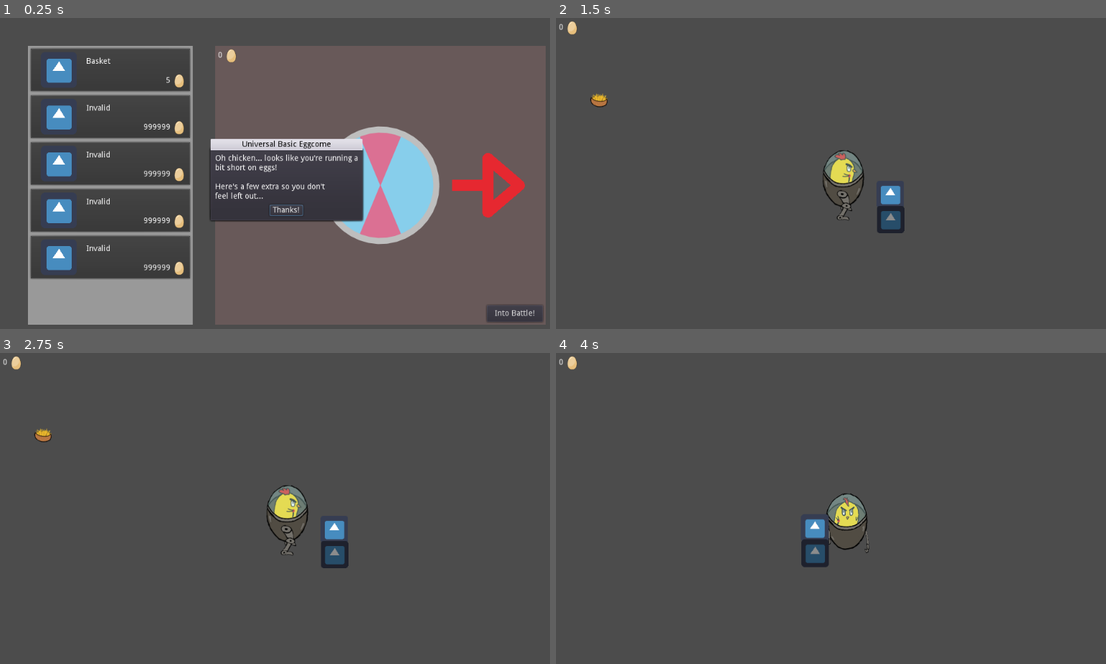
Above: before the commit, frames 1-4 (two rows, left to right).
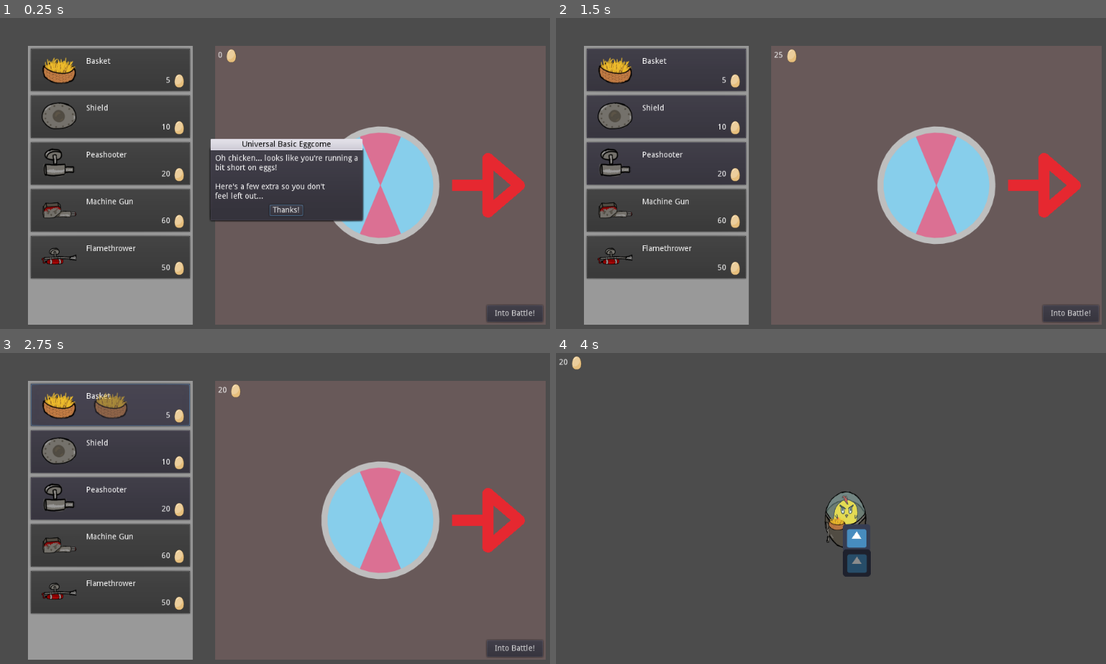
Above: after the commit, the same moments.

Repository: CiaranWoodward/LD46
Game: Godot game, scene res://Menu/DesignMenu.tscn
Same seed, same stepped clock (60 frames per second), same inputs: the game is played once before the commit and once after it. The engine's default icon, where the game draws it, is replaced by a stand-in: a white triangle on a blue panel in a dark square.
Inputs (mouse positions are in pixels of both pictures, inside the frame that each line leads up to):
- Up to frame 1 (0.25 s): no input
- Up to frame 2 (1.5 s): click "Into Battle!" at 0.5 s; click (842, 210) at 1.25 s, where only the run after the commit has a clickable "Thanks!"
- Up to frame 3 (2.75 s): click (110, 405) at 2.02 s
- Up to frame 4 (4 s): tap Enter (ui_accept) at 2.75, 3.02, 3.77 s; move the mouse to (968, 502) at 2.77 s; hold Right (player_right) 2.78-3.53 s; click (968, 502) at 2.92 s; move the mouse to (726, 536) at 3.52 s; hold S (player_down) from 3.53 s (still down); click (726, 536) at 3.67 s

The runs differ from the first frame. In frame 1, 2.7% of the frame differs, in the area x 7-31%, y 12-82%; in frame 2, 62%; in frame 3, 63%, in the area x 0-100%, y 0-99%; in frame 4, 2.0%.

Commit message:
Make all belt items purchasable

Diff:
--- a/Belt Accessories/Basket.tscn
+++ b/Belt Accessories/Basket.tscn
@@ -14,9 +14,11 @@
 [ext_resource path="res://Belt Accessories/Graphics/Basket/7_Front_@0.5x.png" type="Texture" id=12]
 [ext_resource path="res://Belt Accessories/Graphics/Basket/3_@0.5x.png" type="Texture" id=13]
 [ext_resource path="res://Belt Accessories/Basket.gd" type="Script" id=14]
+[ext_resource path="res://Belt Accessories/Graphics/Icons/Basket.png" type="Texture" id=15]
 
 [node name="Basket" type="Node2D"]
 script = ExtResource( 14 )
+icon_texture = ExtResource( 15 )
 
 [node name="0" type="Node2D" parent="."]
 
--- /dev/null
+++ b/Belt Accessories/Flamethrower.gd
@@ -0,0 +1,16 @@
+extends BeltItem
+
+
+# Declare member variables here. Examples:
+# var a = 2
+# var b = "text"
+
+
+# Called when the node enters the scene tree for the first time.
+func _ready():
+	pass # Replace with function body.
+
+
+# Called every frame. 'delta' is the elapsed time since the previous frame.
+#func _process(delta):
+#	pass
--- a/Belt Accessories/Flamethrower.tscn
+++ b/Belt Accessories/Flamethrower.tscn
@@ -9,6 +9,8 @@
 [ext_resource path="res://Belt Accessories/Graphics/Flamethrower/4_@0.5x.png" type="Texture" id=7]
 [ext_resource path="res://Belt Accessories/Graphics/Flamethrower/1_@0.5x.png" type="Texture" id=8]
 [ext_resource path="res://Belt Accessories/Graphics/Fire.png" type="Texture" id=9]
+[ext_resource path="res://Belt Accessories/Flamethrower.gd" type="Script" id=10]
+[ext_resource path="res://Belt Accessories/Graphics/Icons/Flamethrower.png" type="Texture" id=11]
 
 [sub_resource type="Curve" id=1]
 _data = [ Vector2( 0.00296736, 0.0363636 ), 0.0, 2.27809, 0, 0, Vector2( 0.15, 0.3 ), 1.25, 1.25, 0, 0, Vector2( 0.825, 0.65 ), 0.2, 0.2, 0, 0, Vector2( 0.997033, 0.672727 ), 0.0, 0.0, 0, 0 ]
@@ -18,6 +20,10 @@
 colors = PoolColorArray( 1, 1, 1, 1, 0.835294, 0.847059, 0.435294, 0.803922, 0.956863, 0.411765, 0.0823529, 0.635294, 1, 0, 0, 0.282353, 0, 0, 0, 0, 0.0987655, 0, 0, 0.0278867 )
 
 [node name="Flamethrower" type="Node2D"]
+script = ExtResource( 10 )
+description = "Flamethrower"
+cost = 50
+icon_texture = ExtResource( 11 )
 
 [node name="Position2D" type="Position2D" parent="."]
 position = Vector2( 294.949, 5.38506 )
@@ -31,6 +37,7 @@
 [node name="Fire" type="CPUParticles2D" parent="Node2D/0"]
 modulate = Color( 1, 1, 1, 0.780392 )
 position = Vector2( 31.5365, -0.222839 )
+emitting = false
 amount = 20
 lifetime = 1.8
 preprocess = 0.1
--- /dev/null
+++ b/Belt Accessories/Machine Gun.gd
@@ -0,0 +1,16 @@
+extends BeltItem
+
+
+# Declare member variables here. Examples:
+# var a = 2
+# var b = "text"
+
+
+# Called when the node enters the scene tree for the first time.
+func _ready():
+	pass # Replace with function body.
+
+
+# Called every frame. 'delta' is the elapsed time since the previous frame.
+#func _process(delta):
+#	pass
--- a/Belt Accessories/Machine Gun.tscn
+++ b/Belt Accessories/Machine Gun.tscn
@@ -9,6 +9,8 @@
 [ext_resource path="res://Belt Accessories/Graphics/Machine Gun/2_@0.5x.png" type="Texture" id=7]
 [ext_resource path="res://Belt Accessories/Graphics/Machine Gun/0_@0.5x.png" type="Texture" id=8]
 [ext_resource path="res://Belt Accessories/Graphics/Machine Gun/Casing.png" type="Texture" id=9]
+[ext_resource path="res://Belt Accessories/Machine Gun.gd" type="Script" id=10]
+[ext_resource path="res://Belt Accessories/Graphics/Icons/Machine Gun Icon.png" type="Texture" id=11]
 
 [sub_resource type="Animation" id=1]
 resource_name = "Fire"
@@ -408,6 +410,10 @@
 colors = PoolColorArray( 0.878431, 0.67451, 0.196078, 1, 0.878431, 0.67451, 0.196078, 0.192157 )
 
 [node name="Machine Gun" type="Node2D"]
+script = ExtResource( 10 )
+description = "Machine Gun"
+cost = 60
+icon_texture = ExtResource( 11 )
 
 [node name="AnimationPlayer" type="AnimationPlayer" parent="."]
 anims/Fire = SubResource( 1 )
--- /dev/null
+++ b/Belt Accessories/Peashooter.gd
@@ -0,0 +1,16 @@
+extends BeltItem
+
+
+# Declare member variables here. Examples:
+# var a = 2
+# var b = "text"
+
+
+# Called when the node enters the scene tree for the first time.
+func _ready():
+	pass # Replace with function body.
+
+
+# Called every frame. 'delta' is the elapsed time since the previous frame.
+#func _process(delta):
+#	pass
--- a/Belt Accessories/Peashooter.tscn
+++ b/Belt Accessories/Peashooter.tscn
@@ -16,8 +16,14 @@
 [ext_resource path="res://Belt Accessories/Graphics/Peashooter/7_Inner_@0.5x.png" type="Texture" id=14]
 [ext_resource path="res://Belt Accessories/Graphics/Peashooter/4_Inner_@0.5x.png" type="Texture" id=15]
 [ext_resource path="res://Belt Accessories/Graphics/Peashooter/3_Inner_@0.5x.png" type="Texture" id=16]
+[ext_resource path="res://Belt Accessories/Peashooter.gd" type="Script" id=17]
+[ext_resource path="res://Belt Accessories/Graphics/Icons/Peashooter Icon.png" type="Texture" id=18]
 
 [node name="Peashooter" type="Node2D"]
+script = ExtResource( 17 )
+description = "Peashooter"
+cost = 20
+icon_texture = ExtResource( 18 )
 
 [node name="AnimationPlayer" type="AnimationPlayer" parent="."]
 
--- /dev/null
+++ b/Belt Accessories/Shield.gd
@@ -0,0 +1,16 @@
+extends BeltItem
+
+
+# Declare member variables here. Examples:
+# var a = 2
+# var b = "text"
+
+
+# Called when the node enters the scene tree for the first time.
+func _ready():
+	pass # Replace with function body.
+
+
+# Called every frame. 'delta' is the elapsed time since the previous frame.
+#func _process(delta):
+#	pass
--- a/Belt Accessories/Shield.tscn
+++ b/Belt Accessories/Shield.tscn
@@ -8,8 +8,14 @@
 [ext_resource path="res://Belt Accessories/Graphics/Shield/6_@0.5x.png" type="Texture" id=6]
 [ext_resource path="res://Belt Accessories/Graphics/Shield/7_@0.5x.png" type="Texture" id=7]
 [ext_resource path="res://Belt Accessories/Graphics/Shield/4_@0.5x.png" type="Texture" id=8]
+[ext_resource path="res://Belt Accessories/Shield.gd" type="Script" id=9]
+[ext_resource path="res://Belt Accessories/Graphics/Icons/Shield Icon.png" type="Texture" id=10]
 
 [node name="Shield" type="Node2D"]
+script = ExtResource( 9 )
+description = "Shield"
+cost = 10
+icon_texture = ExtResource( 10 )
 
 [node name="0" type="Sprite" parent="."]
 visible = false
--- a/Level.tscn
+++ b/Level.tscn
@@ -1,9 +1,8 @@
-[gd_scene load_steps=6 format=2]
+[gd_scene load_steps=5 format=2]
 
 [ext_resource path="res://icon.png" type="Texture" id=1]
 [ext_resource path="res://Player/Player.tscn" type="PackedScene" id=2]
 [ext_resource path="res://Menu/EggCounter.tscn" type="PackedScene" id=3]
-[ext_resource path="res://Belt Accessories/Basket.tscn" type="PackedScene" id=4]
 
 [sub_resource type="RectangleShape2D" id=1]
 extents = Vector2( 32.524, 31.0884 )
@@ -41,5 +40,3 @@
 [node name="CanvasLayer" type="CanvasLayer" parent="."]
 
 [node name="EggCounter" parent="CanvasLayer" instance=ExtResource( 3 )]
-
-[node name="Basket" parent="." instance=ExtResource( 4 )]
--- a/Menu/DesignMenu.tscn
+++ b/Menu/DesignMenu.tscn
@@ -9,6 +9,10 @@
 [ext_resource path="res://Menu/DesignMenu.gd" type="Script" id=7]
 [ext_resource path="res://Menu/EggCome.gd" type="Script" id=8]
 [ext_resource path="res://Belt Accessories/Basket.tscn" type="PackedScene" id=9]
+[ext_resource path="res://Belt Accessories/Peashooter.tscn" type="PackedScene" id=10]
+[ext_resource path="res://Belt Accessories/Machine Gun.tscn" type="PackedScene" id=11]
+[ext_resource path="res://Belt Accessories/Shield.tscn" type="PackedScene" id=12]
+[ext_resource path="res://Belt Accessories/Flamethrower.tscn" type="PackedScene" id=13]
 
 [sub_resource type="StyleBoxFlat" id=1]
 
@@ -64,6 +68,7 @@
 margin_top = 84.0
 margin_right = 294.0
 margin_bottom = 170.0
+sceneTarget = ExtResource( 12 )
 
 [node name="Peashooter" parent="HBoxContainer/ScrollContainer/VBoxContainer" instance=ExtResource( 3 )]
 anchor_right = 0.0
@@ -71,6 +76,7 @@
 margin_top = 168.0
 margin_right = 294.0
 margin_bottom = 254.0
+sceneTarget = ExtResource( 10 )
 
 [node name="Machine" parent="HBoxContainer/ScrollContainer/VBoxContainer" instance=ExtResource( 3 )]
 anchor_right = 0.0
@@ -78,6 +84,7 @@
 margin_top = 252.0
 margin_right = 294.0
 margin_bottom = 338.0
+sceneTarget = ExtResource( 11 )
 
 [node name="Flamethrow" parent="HBoxContainer/ScrollContainer/VBoxContainer" instance=ExtResource( 3 )]
 anchor_right = 0.0
@@ -85,6 +92,7 @@
 margin_top = 336.0
 margin_right = 294.0
 margin_bottom = 422.0
+sceneTarget = ExtResource( 13 )
 
 [node name="BuildPanel" type="PanelContainer" parent="HBoxContainer"]
 margin_left = 334.0
@@ -147,6 +155,7 @@
 margin_bottom = 363.0
 size_flags_horizontal = 4
 size_flags_vertical = 4
+popup_exclusive = true
 window_title = "Universal Basic Eggcome"
 dialog_text = "Oh chicken... looks like you're running a
 bit short on eggs!
--- a/Player/BeltPath.gd
+++ b/Player/BeltPath.gd
@@ -36,21 +36,21 @@
 	#Sprite
 	var item = pf.get_children().pop_front()
 	if is_instance_valid(item) && item.has_method("set_rotsprite"):
-		if ratio < 0.175:
+		if ratio < 1.0/9.0:
 			item.set_rotsprite(0)
-		elif ratio < 0.225:
+		elif ratio < 2.0/9.0:
 			item.set_rotsprite(1)
-		elif ratio < 0.275:
+		elif ratio < 3.0/9.0:
 			item.set_rotsprite(2)
-		elif ratio < 0.325:
+		elif ratio < 4.0/9.0:
 			item.set_rotsprite(3)
-		elif ratio < 0.675:
+		elif ratio < 5.0/9.0:
 			item.set_rotsprite(4)
-		elif ratio < 0.725:
+		elif ratio < 6.0/9.0:
 			item.set_rotsprite(5)
-		elif ratio < 0.775:
+		elif ratio < 7.0/9.0:
 			item.set_rotsprite(6)
-		elif ratio < 0.825:
+		elif ratio < 8.0/9.0:
 			item.set_rotsprite(7)
 		else:
 			item.set_rotsprite(0)
--- a/Player/Player.gd
+++ b/Player/Player.gd
@@ -2,6 +2,7 @@
 
 export var speed : float = 5000
 
+onready var aimPoint = get_node("AimPoint")
 onready var belt = get_node("BeltPath")
 onready var spriteRoot = get_node("SpriteRoot")
 onready var animtree = get_node("Side to Side/AnimationTree")
@@ -59,7 +60,7 @@
 		animsm.travel("BackIdle")
 
 func _handle_aim(delta):
-	var mousepos = get_local_mouse_position()
+	var mousepos = aimPoint.get_local_mouse_position()
 	belt.set_belt_angle(mousepos.angle())
 
 func _handle_input(delta):
--- a/Player/Player.tscn
+++ b/Player/Player.tscn
@@ -701,3 +701,6 @@
 [node name="BeltPath" type="Path2D" parent="."]
 curve = SubResource( 70 )
 script = ExtResource( 45 )
+
+[node name="AimPoint" type="Node2D" parent="."]
+position = Vector2( 0, -31.8858 )
Not shown: 1 places in Belt Accessories/Basket.tscn that only renumber resources
Not shown: 1 places in Belt Accessories/Flamethrower.tscn that only renumber resources
Not shown, added: Belt Accessories/Graphics/Icons/Basket.png.import
Not shown, added: Belt Accessories/Graphics/Icons/Flamethrower.png.import
Not shown, added: Belt Accessories/Graphics/Icons/Machine Gun Icon.png.import
Not shown, added: Belt Accessories/Graphics/Icons/Peashooter Icon.png.import
Not shown, added: Belt Accessories/Graphics/Icons/Shield Icon.png.import
Not shown: 1 places in Belt Accessories/Machine Gun.tscn that only renumber resources
Not shown: 1 places in Belt Accessories/Peashooter.tscn that only renumber resources
Not shown: 1 places in Belt Accessories/Shield.tscn that only renumber resources
Not shown: 1 places in Menu/DesignMenu.tscn that only renumber resources
